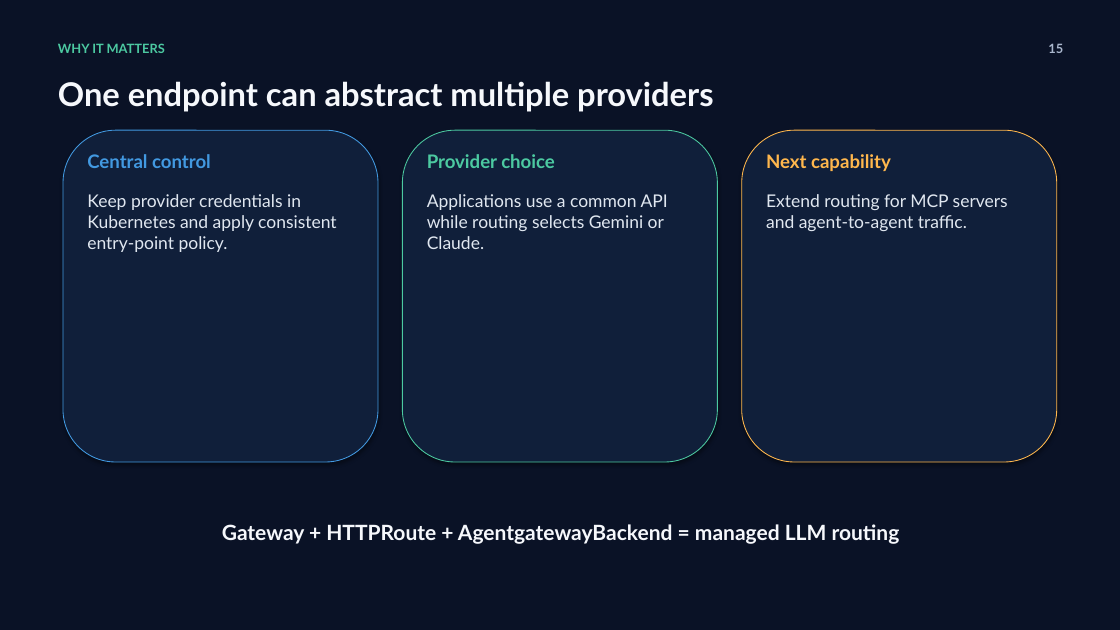
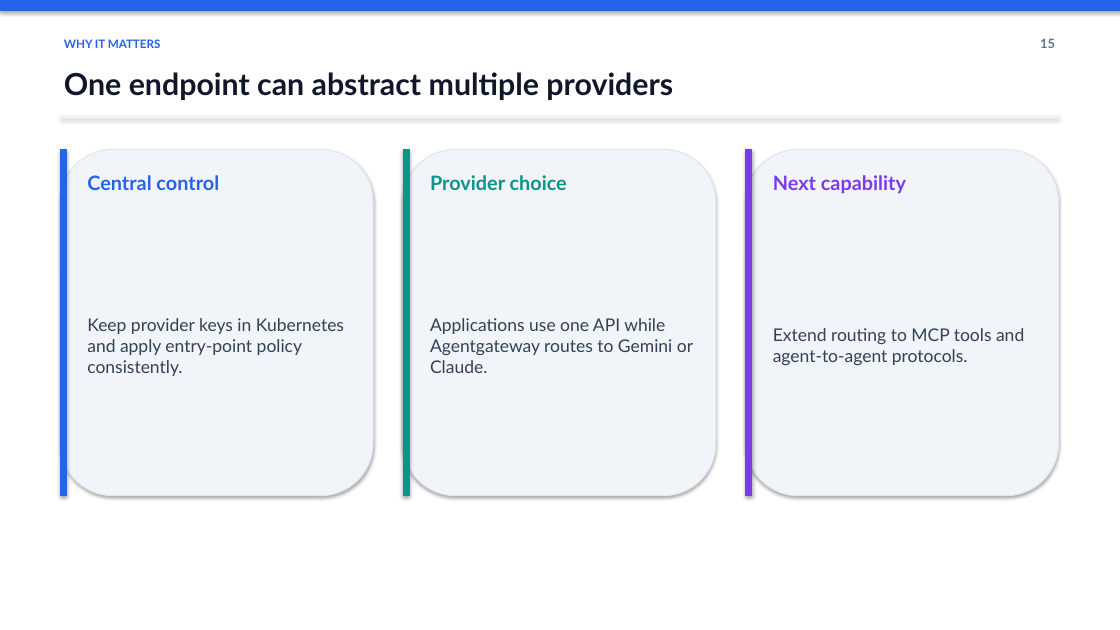
Before and after one commit to mohamedlotfy95/Elsherif-Agentgateway-Labs, a slide deck: slide 15 of docs/presentation/Agentgateway_LLM_Routing_Workshop.pptx. Drawn at 1120x630 pixels with LibreOffice and Linux fonts; fonts in the diff are those of the drawing. Boxes give left, top, right and bottom in pixels: in the first picture for what was removed or moved away, otherwise in the second. Text is boxed around its words. In the diff, an @@ line names an element or a change of style, - is before the commit and + after.

Commit message:
docs: update Agentgateway LLM Routing Workshop presentation

```diff
--- a/docs/presentation/Agentgateway_LLM_Routing_Workshop.pptx
+++ b/docs/presentation/Agentgateway_LLM_Routing_Workshop.pptx
@@ background #0A1226 to #FFFFFF @@
@@ rectangle added at [0,0,1120,10], fill #2563EB, outline #2563EB 1 pt @@
@@ text "One endpoint can abstract multiple ...": place and size @@
-text "One endpoint can abstract multiple ..." at [58,81,713,112]
+text "One endpoint can abstract multiple ..." at [64,72,673,100]
@@ text "One endpoint can abstract multiple ..." at [64,72,673,100]: size 28 to 26 pt, text colour #F6F8FC to #0F172A; vertical alignment top to middle @@
@@ text "WHY IT MATTERS" at [64,39,161,48]: size 11 to 10 pt, text colour #4CC9A1 to #2563EB; vertical alignment top to middle @@
@@ text "15": place and size @@
-text "15" at [1048,43,1063,53]
+text "15" at [1040,38,1055,48]
@@ text "15" at [1040,38,1055,48]: text colour #AAB7CD to #64748B; vertical alignment top to middle @@
@@ rectangle added at [60,116,1059,118], fill #F1F5F9, outline #F1F5F9 1 pt @@
@@ rounded rectangle removed at [402,130,718,462] @@
@@ rounded rectangle: place and size @@
-rounded rectangle at [63,130,378,462]
+rounded rectangle at [60,150,373,496]
@@ rounded rectangle at [60,150,373,496]: fill #101F3A to #F1F5F9; outline #4299E1 0.75 pt to #E2E8F0 1 pt @@
@@ rectangle added at [60,150,66,496], fill #2563EB, outline #2563EB 1 pt @@
@@ text "Central control": place and size @@
-text "Central control" at [87,154,211,168]
+text "Central control" at [87,175,219,190]
@@ text "Central control" at [87,175,219,190]: size 16 to 17 pt, text colour #4299E1 to #2563EB; vertical alignment top to middle @@
@@ rounded rectangle: place and size @@
-rounded rectangle at [742,130,1057,462]
+rounded rectangle at [403,150,716,496]
@@ rounded rectangle at [403,150,716,496]: fill #101F3A to #F1F5F9; outline #FFB74D 0.75 pt to #E2E8F0 1 pt @@
@@ rectangle added at [403,150,409,496], fill #0D9488, outline #0D9488 1 pt @@
@@ text "Provider choice": place and size @@
-text "Provider choice" at [427,154,555,168]
+text "Provider choice" at [430,175,567,190]
@@ text "Provider choice" at [430,175,567,190]: size 16 to 17 pt, text colour #4CC9A1 to #0D9488; vertical alignment top to middle @@
@@ rounded rectangle added at [746,150,1059,496], fill #F1F5F9, outline #E2E8F0 1 pt @@
@@ rectangle added at [746,150,752,496], fill #7C3AED, outline #7C3AED 1 pt @@
@@ text "Next capability": place and size @@
-text "Next capability" at [766,154,891,171]
+text "Next capability" at [773,175,906,194]
@@ text "Next capability" at [773,175,906,194]: size 16 to 17 pt, text colour #FFB74D to #7C3AED; vertical alignment top to middle @@
@@ vertical alignment top to middle in 3 elements at [87,318,344,376], [773,328,1024,365], [430,318,693,373] @@
@@ text at [87,318,344,376]: text changed; text colour #E0E7F0 to #334155 @@
-Keep provider credentials in Kubernetes and apply consistent entry-point policy.
+Keep provider keys in Kubernetes and apply entry-point policy consistently.
@@ text at [430,318,693,373]: text changed; text colour #E0E7F0 to #334155 @@
-Applications use a common API while routing selects Gemini or Claude.
+Applications use one API while Agentgateway routes to Gemini or Claude.
@@ text at [773,328,1024,365]: text changed; text colour #E0E7F0 to #334155 @@
-Extend routing for MCP servers and agent-to-agent traffic.
+Extend routing to MCP tools and agent-to-agent protocols.
@@ text removed at [222,524,900,544] @@
-Gateway + HTTPRoute + AgentgatewayBackend = managed LLM routing
```
Also in this commit, not shown: 13 other slides changed, 2 slides added, 2 slides removed.
